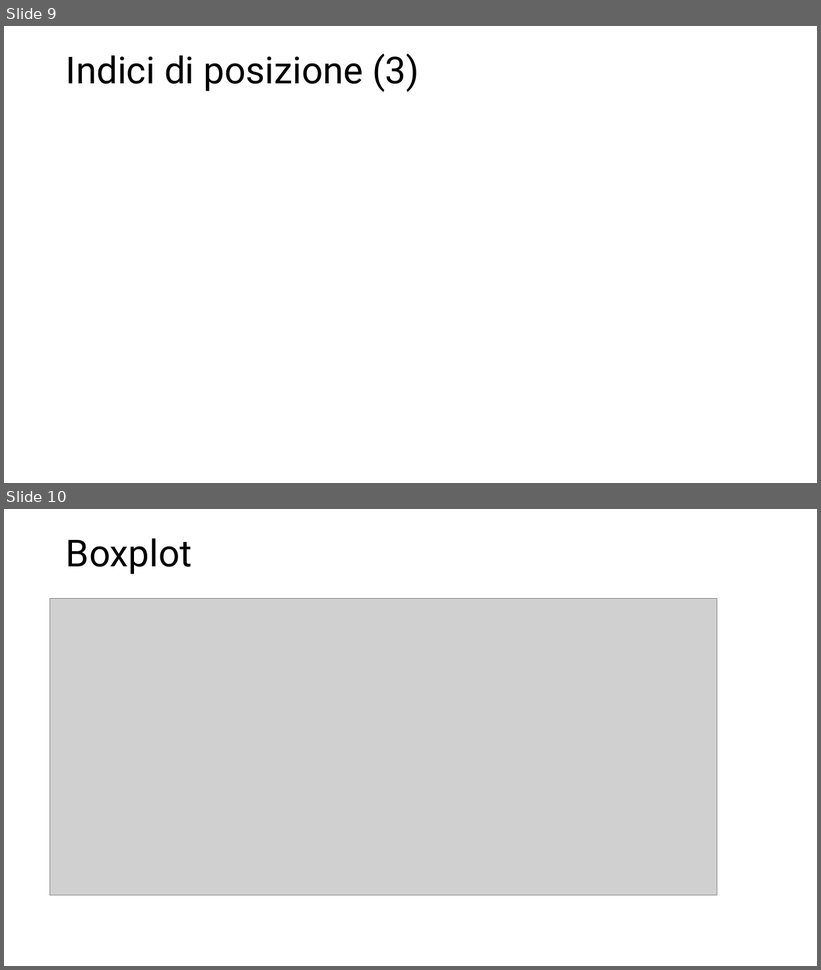
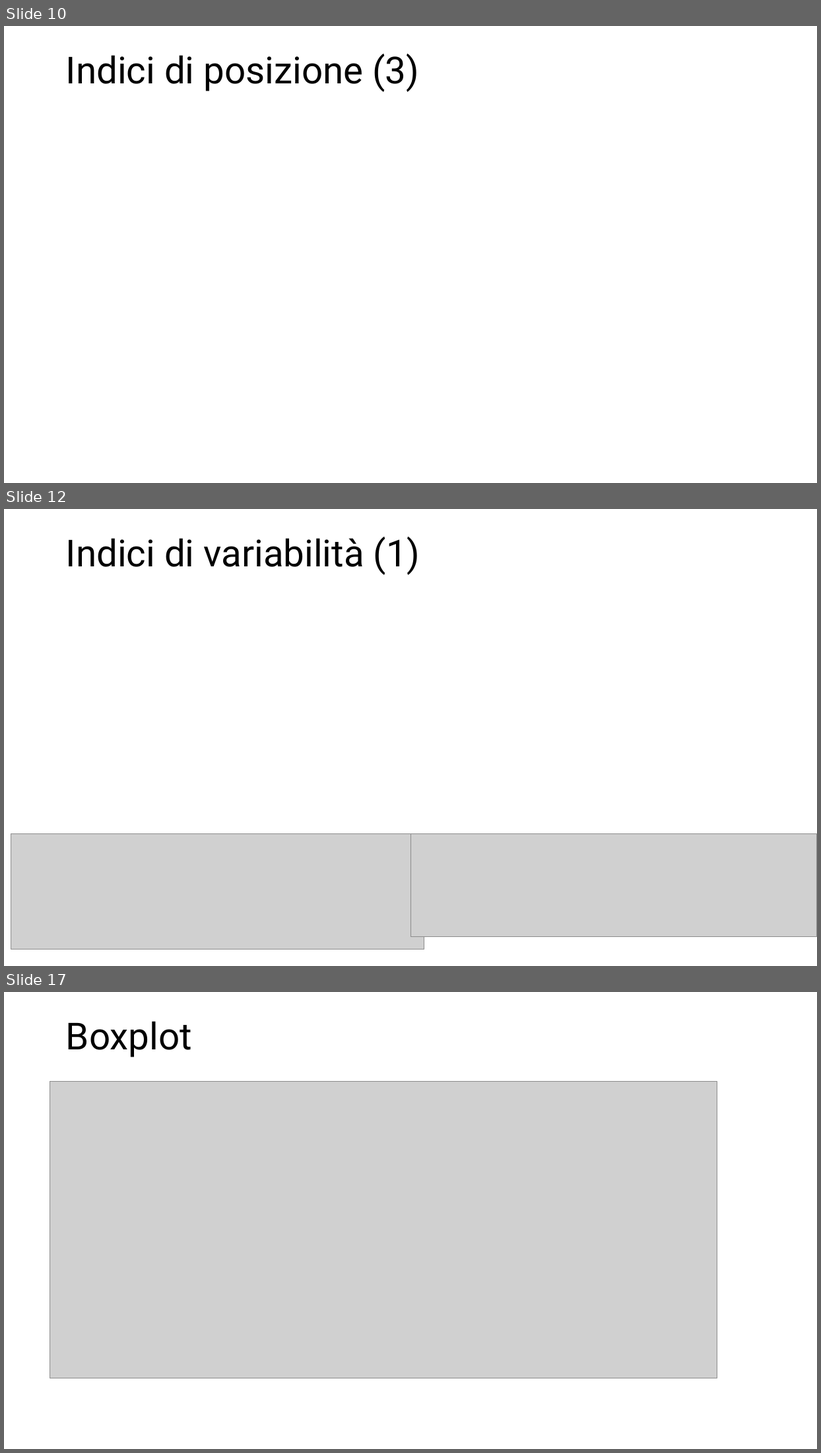
Before and after one commit to rborgoni/B.STAT.5, a slide deck: Slide/BSTAT5 - IntroR - 1.pptx. Shown one above the other, each under a label of ours: slides 9 and 10 before the commit, slides 10, 12 and 17 after it; the slides between them are not shown. The pictures are 821x970 and 821x1453 pixels, drawn with LibreOffice and Linux fonts; fonts in the diff are those of the drawing; grey boxes stand for pictures. Boxes give left, top, right and bottom in pixels: in the first picture for what was removed or moved away, otherwise in the second. Text is boxed around its words. In the diff, an @@ line names an element or a change of style, - is before the commit and + after.

```diff
--- a/Slide/BSTAT5 - IntroR - 1.pptx
+++ b/Slide/BSTAT5 - IntroR - 1.pptx
@@ slide 12 added at box(4, 509, 817, 966), background #FFFFFF @@
@@ title added at box(66, 537, 420, 575), 44 pt, text #000000 @@
+Indici di variabilità (1)
@@ picture added at box(11, 834, 424, 950) @@
@@ picture added at box(411, 834, 817, 937) @@
@@ what was slide 9 is now slide 10 @@
@@ what was slide 10 is now slide 17 @@
```
Also in this commit, not shown: 2 slides changed, 8 other slides added, 5 other files.
